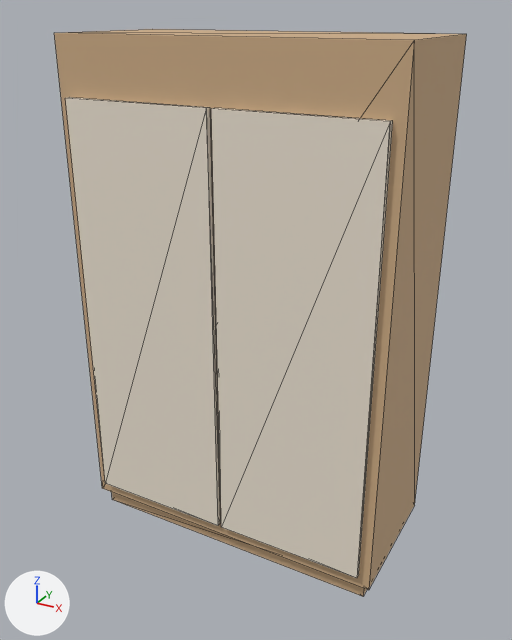
A saved change to the glTF model storage/picture/mocan-74.glb.
The view is the same before and after, from a 50 mm lens placed at (0.88, -1.598, 1.455), pointed at (0.014, -0.024, 0.668). Arrows for +X, +Y and +Z are at lower left; the lights stay in place. The first picture is the older version. Mesh edges are drawn as thin lines. Vertices at exactly the same position are counted once.

The first picture shows 'furniture'.
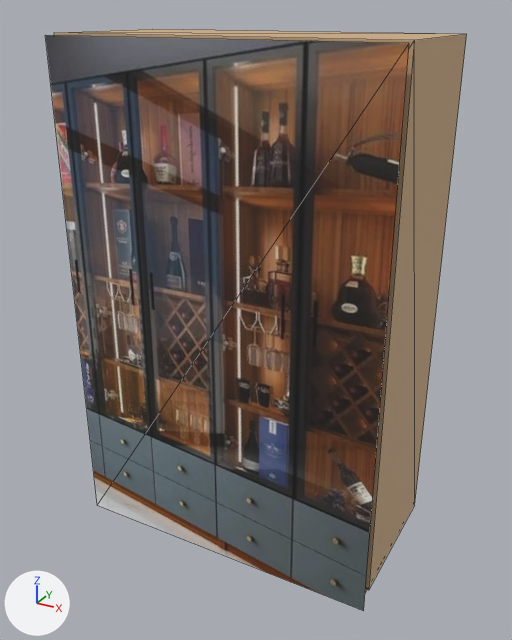
What differs and where, as boxes [x1, y1, x2, y2] in the pictures (512 x 640 px):
'furniture', reshaped
    before: [54, 29, 467, 596]
    after: [45, 29, 467, 611]
part 1 of me_mesh_0, rebuilt (132% wider, 34% taller)
    before: [65, 97, 221, 526]
    after: [45, 35, 409, 611]
part 2 of me_mesh_0, deleted (pale yellow)
    before: [211, 108, 393, 578]

The edits, one by one:
Picture 'Image_0' (img_image_0) is new.
Material 'photo' (mat_photo) is new.
Its texture is img_image_0.
Its roughness is 0.85.
me_mesh_0 is used by ob_furniture; location (0.0, 0.0, 0.0).
me_mesh_0 had 32 vertices, 48 faces and spanned x -0.45..0.45, y -0.216..0.2, z 0.0..1.4.
me_mesh_0 now has 20 vertices, 26 faces and spans x -0.45..0.45, y -0.23..0.2, z 0.0..1.4.
me_mesh_0 part 1: the loose piece of 8 vertices spanning x -0.42..-0.006, y -0.216..-0.2, z 0.09..1.251 is rebuilt with 4 vertices and now spans x -0.45..0.45, y -0.23, z 0.004..1.396, in mat_photo (picture img_image_0).
me_mesh_0 part 2: the loose piece of 8 vertices spanning x 0.006..0.42, y -0.216..-0.2, z 0.09..1.251 is deleted.
me_mesh_0 no longer uses material mat_cushion (pale yellow #efe5d4).
me_mesh_0 gains material mat_photo (picture img_image_0).
